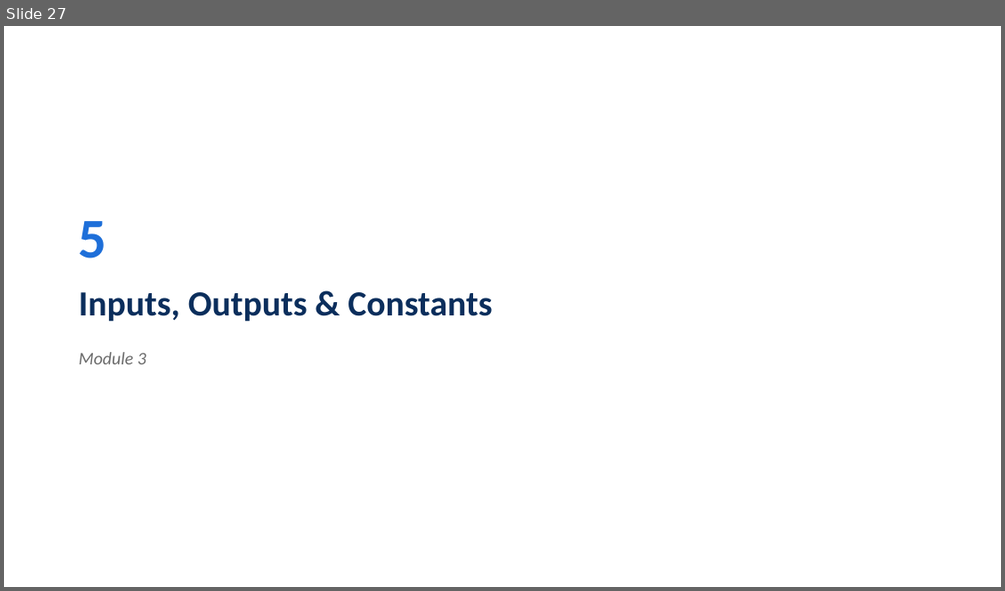
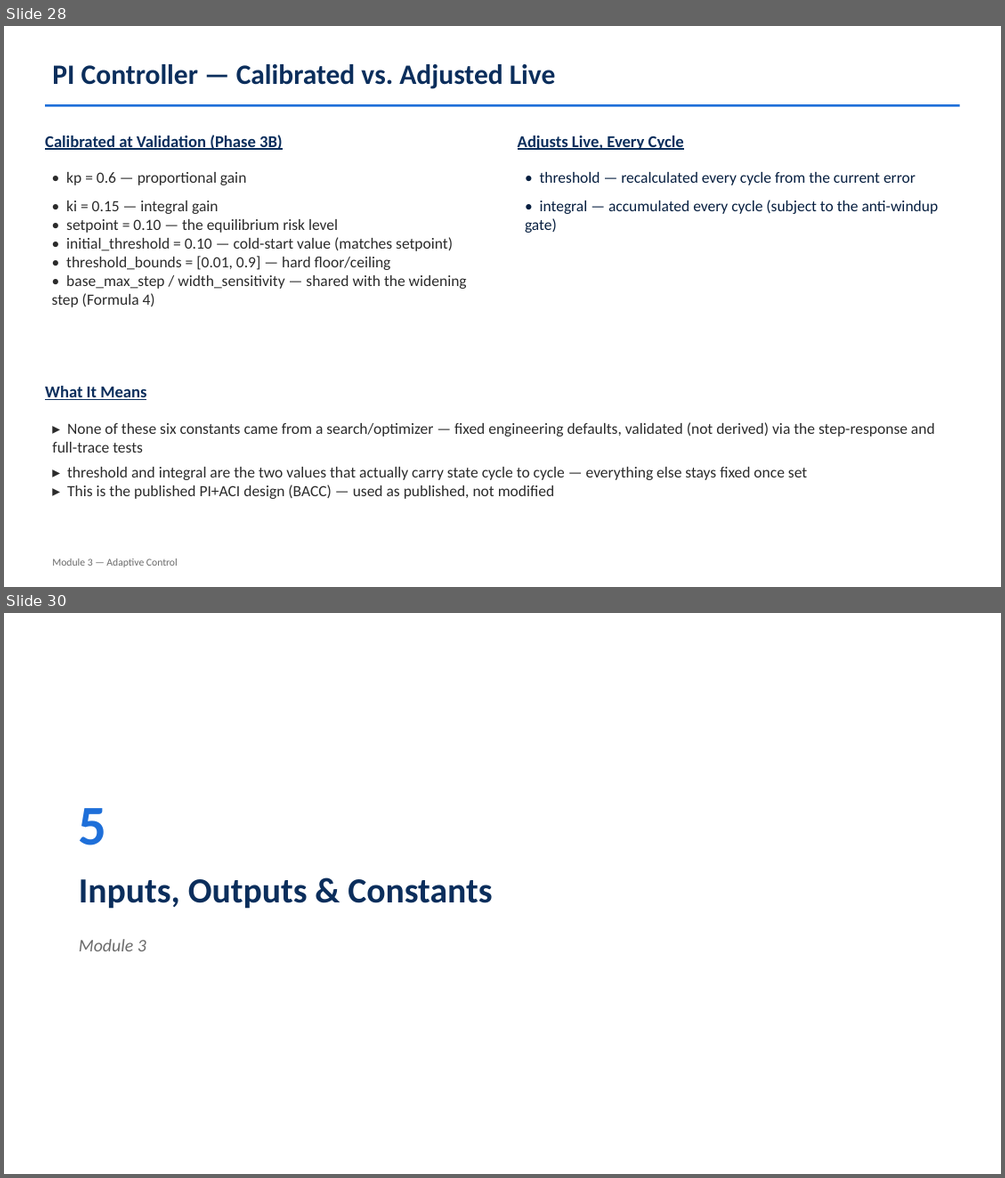
Before and after one commit to HarithaRandunu/Final_Year_Project_2026, a slide deck: docs/Module3_Actuator_Slides.pptx. Shown one above the other, each under a label of ours: slide 27 before the commit, slides 28 and 30 after it; the slides between them are not shown. The pictures are 1005x591 and 1005x1178 pixels, drawn with LibreOffice and Linux fonts; fonts in the diff are those of the drawing. Boxes give left, top, right and bottom in pixels: in the first picture for what was removed or moved away, otherwise in the second. Text is boxed around its words. In the diff, an @@ line names an element or a change of style, - is before the commit and + after.

Commit message:
Refactor and enhance live cluster components
- Updated CPU utilization handling in Module 1 and Module 3 to use 0-1 fractions instead of 0-100 percentages, improving model accuracy.
- Introduced a demo load generator script to better tune load testing parameters without affecting existing ablation trials.
- Increased PROBES_PER_BUCKET from 8 to 24 in Module 1 to enhance data granularity.
- Adjusted resource limits in teastore.yaml to prevent OOMKilled errors during high load scenarios, raising memory limits to 4608Mi.
- Improved documentation in the web application, clarifying the roles and interactions of the actuator and modules.
- Added detailed explanations in the data pipeline page to enhance understanding of the feature engineering process.
- Updated architecture diagram to accurately represent the interaction between Kubernetes and Module 2, emphasizing the priority scoring mechanism.

```diff
--- a/docs/Module3_Actuator_Slides.pptx
+++ b/docs/Module3_Actuator_Slides.pptx
@@ slide 28 added at (4,26,1001,587), background #FFFFFF @@
@@ text added at (52,64,555,89), 27 pt, text #0B2E5C, bold @@
+PI Controller — Calibrated vs. Adjusted Live
@@ rectangle added at (45,104,960,107), fill #1E6FD9 @@
@@ text added at (45,135,283,150), 16 pt, text #0B2E5C, bold, underline @@
+Calibrated at Validation (Phase 3B)
@@ text added at (518,135,684,150), 16 pt, text #0B2E5C, bold, underline @@
+Adjusts Live, Every Cycle
@@ text added at (52,172,467,307), 15 pt, text #2B2B2B @@
+• kp = 0.6 — proportional gain
+• ki = 0.15 — integral gain
+• setpoint = 0.10 — the equilibrium risk level
+• initial_threshold = 0.10 — cold-start value (matches setpoint)
+• threshold_bounds = [0.01, 0.9] — hard floor/ceiling
+• base_max_step / width_sensitivity — shared with the widening step (Formula 4)
@@ text added at (525,172,938,232), 15 pt, text #071F40 @@
+• threshold — recalculated every cycle from the current error
+• integral — accumulated every cycle (subject to the anti-windup gate)
@@ text added at (45,386,146,400), 16 pt, text #0B2E5C, bold, underline @@
+What It Means
@@ text added at (52,422,935,499), 15 pt, text #2B2B2B @@
+▸ None of these six constants came from a search/optimizer — fixed engineering defaults, validated (not derived) via the step-response and full-trace tests
+▸ threshold and integral are the two values that actually carry state cycle to cycle — everything else stays fixed once set
+▸ This is the published PI+ACI design (BACC) — used as published, not modified
@@ text added at (52,558,178,567), 10 pt, text #6B6B6B @@
+Module 3 — Adaptive Control
@@ what was slide 27 is now slide 30 @@
```
Also in this commit, not shown: 12 slides changed, 3 other slides added, 1 slide removed, 12 other files.
